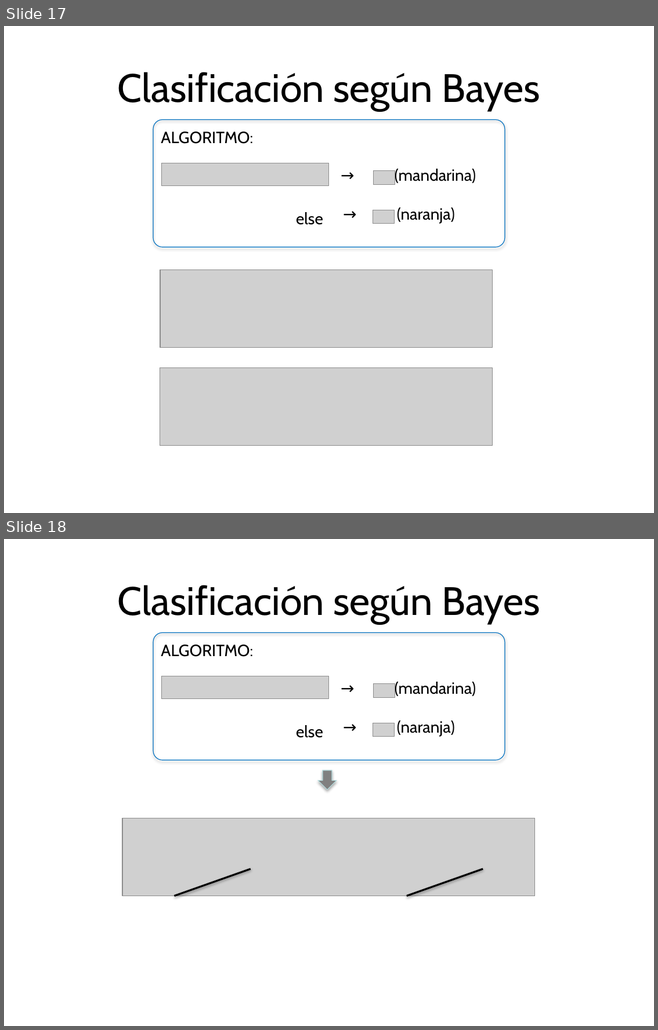
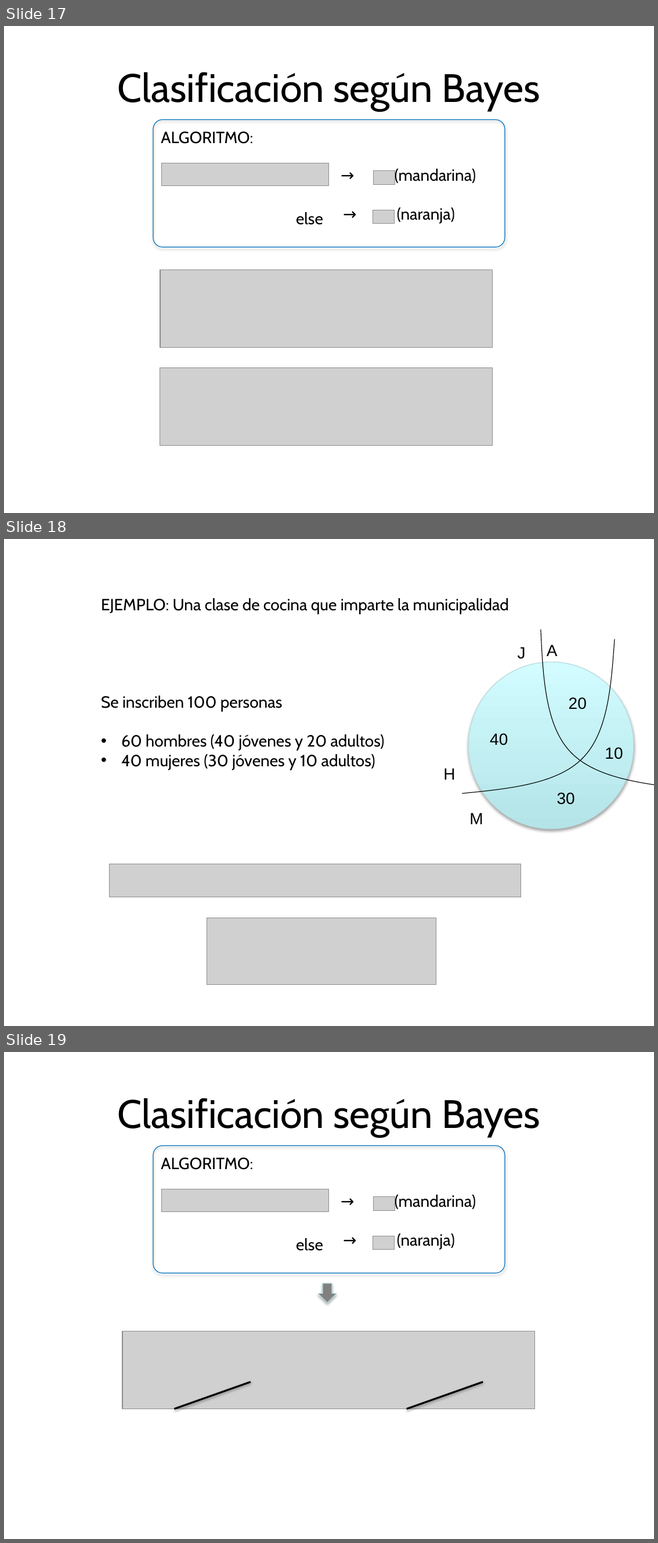
Before and after one commit to domingomery/patrones, a slide deck: clases/Cap04_Clasificacion/presentations/PAT04_Bayes.pptx. Shown one above the other, each under a label of ours: slides 17 and 18 before the commit, slides 17, 18 and 19 after it. The pictures are 658x1030 and 658x1543 pixels, drawn with LibreOffice and Linux fonts; fonts in the diff are those of the drawing; grey boxes stand for pictures. Boxes give left, top, right and bottom in pixels: in the first picture for what was removed or moved away, otherwise in the second. Text is boxed around its words. In the diff, an @@ line names an element or a change of style, - is before the commit and + after.

```diff
--- a/clases/Cap04_Clasificacion/presentations/PAT04_Bayes.pptx
+++ b/clases/Cap04_Clasificacion/presentations/PAT04_Bayes.pptx
@@ slide 18 added at <box>4,539,654,1026</box>, background #FFFFFF @@
@@ text added at <box>101,598,509,770</box>, 18 pt, text #000000 @@
+EJEMPLO: Una clase de cocina que imparte la municipalidad
+Se inscriben 100 personas
+• 60 hombres (40 jóvenes y 20 adultos)
+• 40 mujeres (30 jóvenes y 10 adultos)
@@ freeform shape added at <box>462,639,614,794</box>, outline #000000 0.75 pt @@
@@ freeform shape added at <box>532,629,654,789</box>, outline #000000 0.75 pt @@
@@ text added at <box>517,647,525,659</box>, 18 pt, text #000000 @@
+J
@@ text added at <box>546,645,557,656</box>, 18 pt, text #000000 @@
+A
@@ ellipse added at <box>469,662,633,829</box>, fill gradient #B5E5E9 to #D3FBFF, outline #B6DCDF 0.75 pt @@
@@ text added at <box>568,697,586,710</box>, 18 pt, text #000000 @@
+20
@@ text added at <box>489,733,507,745</box>, 18 pt, text #000000 @@
+40
@@ text added at <box>604,747,622,759</box>, 18 pt, text #000000 @@
+10
@@ text added at <box>443,768,455,780</box>, 18 pt, text #000000 @@
+H
@@ text added at <box>557,792,575,805</box>, 18 pt, text #000000 @@
+30
@@ text added at <box>469,813,482,824</box>, 18 pt, text #000000 @@
+M
@@ picture added at <box>109,864,520,897</box> @@
@@ picture added at <box>206,918,436,985</box> @@
@@ what was slide 18 is now slide 19 @@
```
Also in this commit, not shown: 11 other files.
